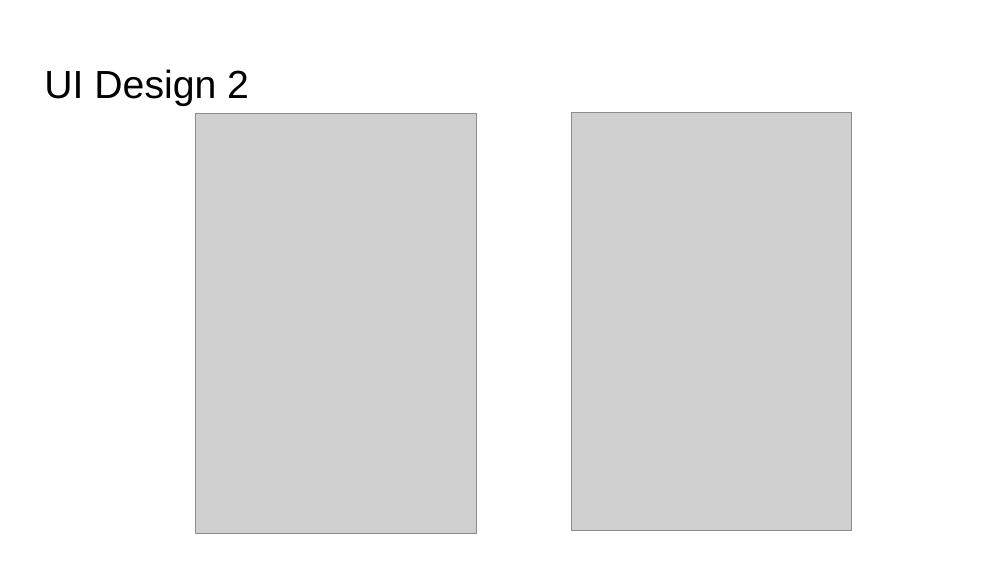
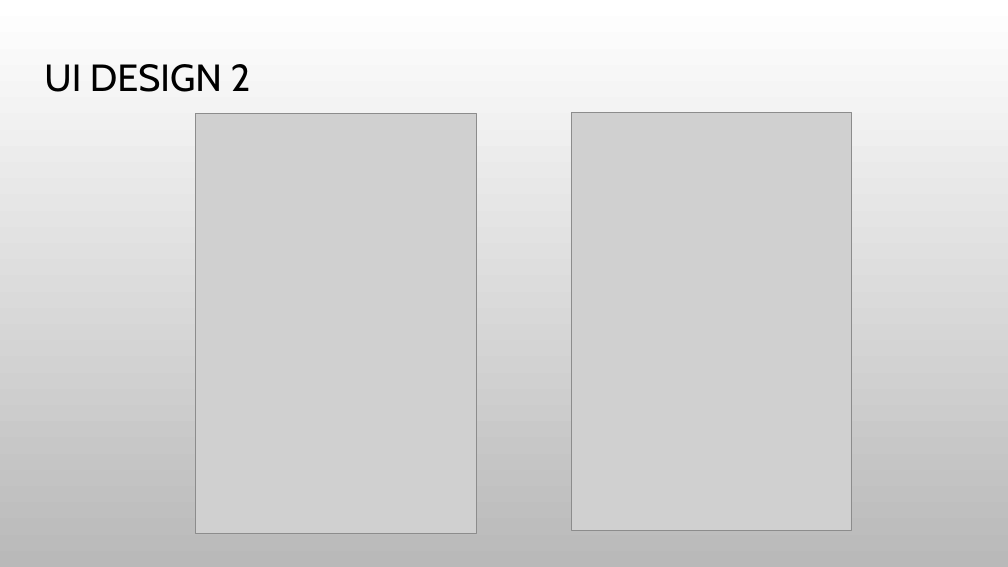
Before and after one commit to annie0sc/gdp_group4, a slide deck: slide 5 of GDP.pptx. Drawn at 1008x567 pixels with LibreOffice and Linux fonts; fonts in the diff are those of the drawing; grey boxes stand for pictures; background and template pictures are left out. Boxes give left, top, right and bottom in pixels: in the first picture for what was removed or moved away, otherwise in the second. Text is boxed around its words. In the diff, an @@ line names an element or a change of style, - is before the commit and + after.

```diff
--- a/GDP.pptx
+++ b/GDP.pptx
@@ background #FFFFFF to picture (left out) @@
@@ title at [44, 64, 251, 92]: text changed; size 28 to 27 pt; font Arial to Cabin @@
-UI Design 2
+UI DESIGN 2
```
Also in this commit, not shown: 10 other slides changed, 3 slides added, 3 slides removed.
